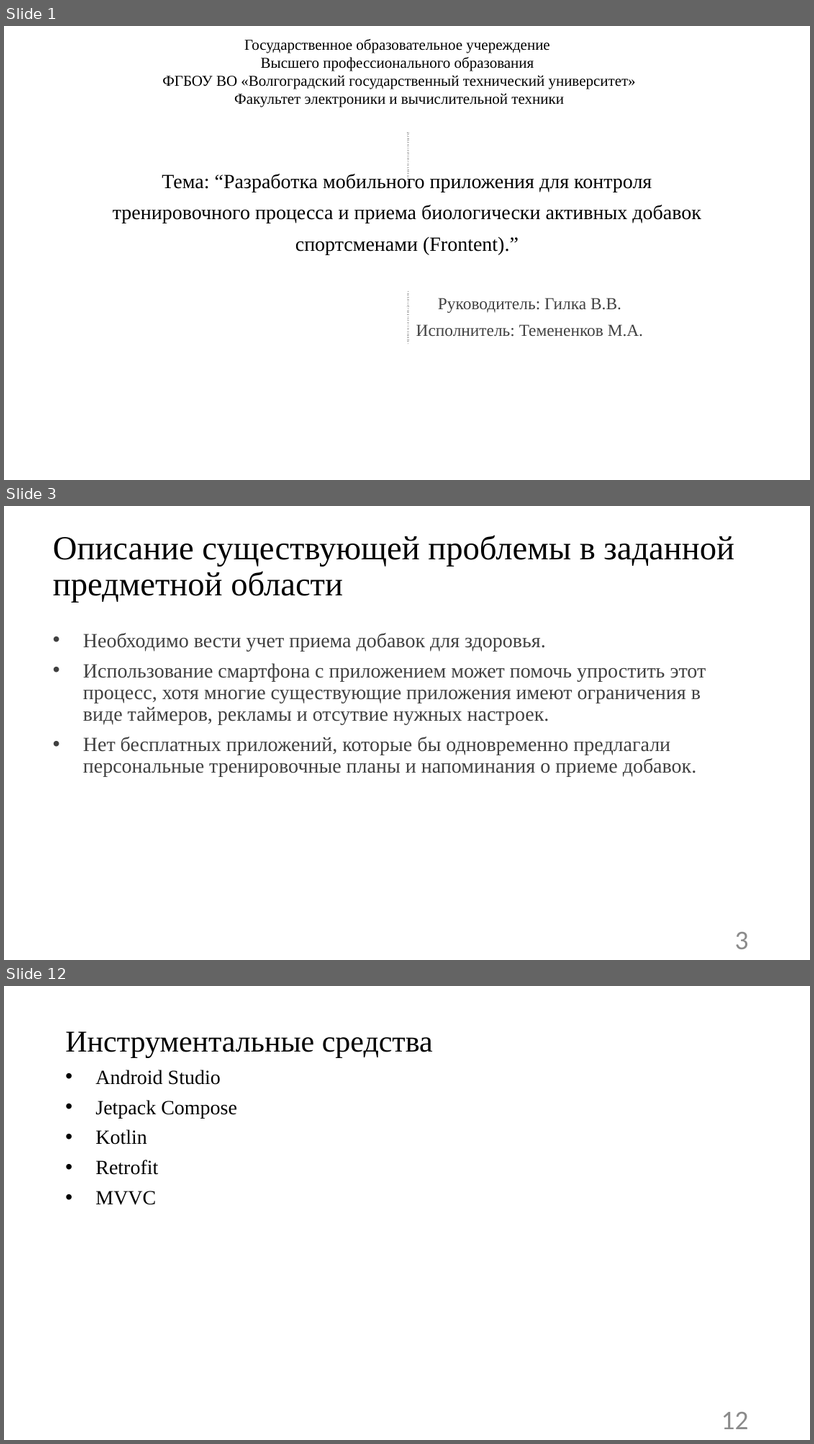
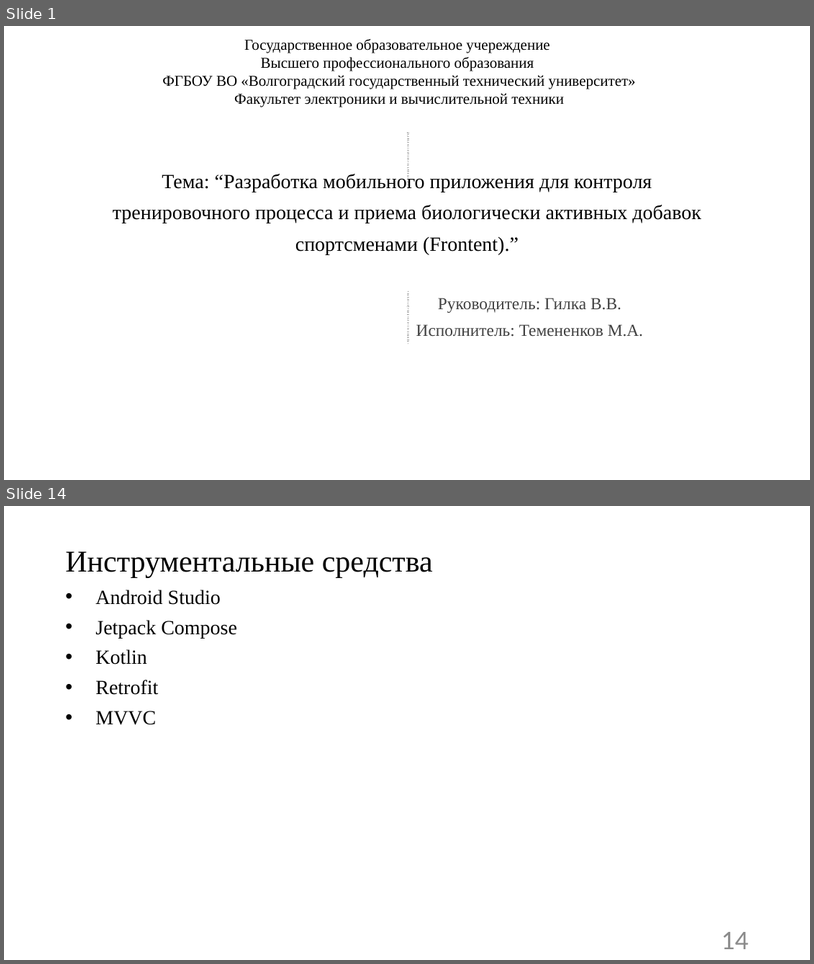
Before and after one commit to vadimgilka/SportApp, a slide deck: Documentation/Documentation Frontend/предзащита.pptx. Shown one above the other, each under a label of ours: slides 1, 3 and 12 before the commit, slides 1 and 14 after it; the slides between them are not shown. The pictures are 814x1444 and 814x964 pixels, drawn with LibreOffice and Linux fonts; fonts in the diff are those of the drawing. Boxes give left, top, right and bottom in pixels: in the first picture for what was removed or moved away, otherwise in the second. Text is boxed around its words. In the diff, an @@ line names an element or a change of style, - is before the commit and + after.

```diff
--- a/Documentation/Documentation Frontend/предзащита.pptx
+++ b/Documentation/Documentation Frontend/предзащита.pptx
@@ slide 3 removed at [4, 506, 810, 960], background #FFFFFF @@
@@ title removed at [53, 535, 735, 602] @@
-Описание существующей проблемы в заданной предметной области
@@ text removed at [83, 633, 707, 777] @@
-• Необходимо вести учет приема добавок для здоровья.
-• Использование смартфона с приложением может помочь упростить этот процесс, хотя многие существующие приложения имеют ограничения в виде таймеров, рекламы и отсутвие нужных настроек.
-• Нет бесплатных приложений, которые бы одновременно предлагали персональные тренировочные планы и напоминания о приеме добавок.
@@ page number removed at [736, 932, 749, 949] @@
-3
@@ what was slide 12 is now slide 14 @@
@@ page number at [722, 932, 749, 949]: text changed @@
-12
+14
```
Also in this commit, not shown: 7 slides changed, 7 slides added, 4 other slides removed, 8 other files.
